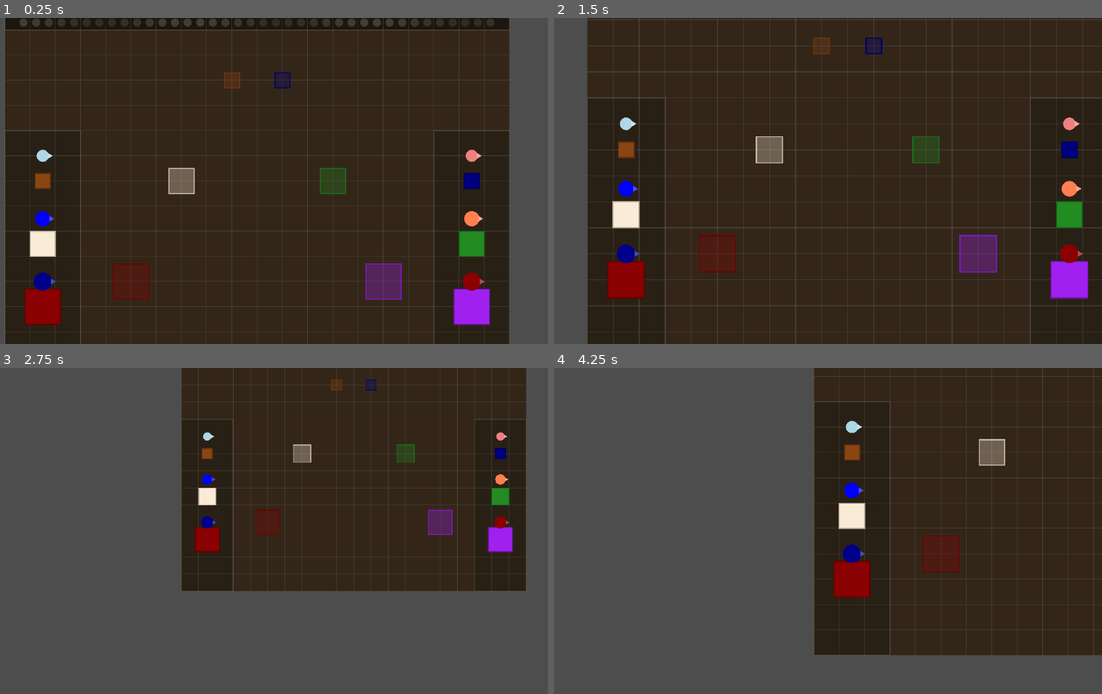
Above: before the commit, frames 1-4 (two rows, left to right).
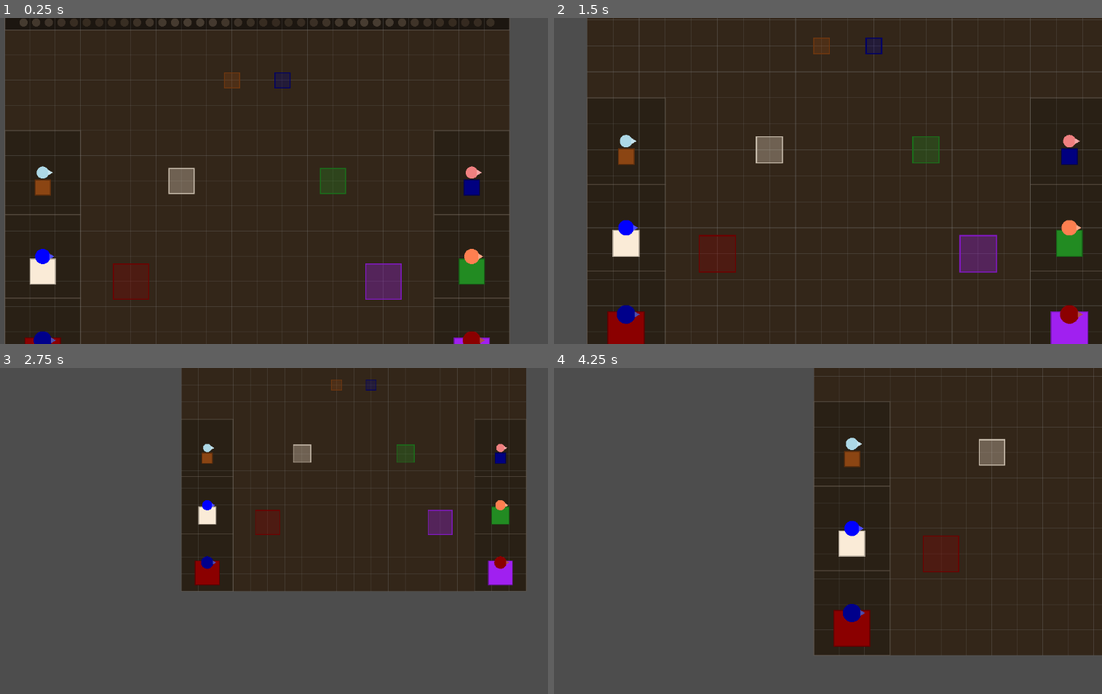
Above: after the commit, the same moments.

Repository: js-carpadakis/blackout
Game: Godot game, scene res://scenes/main/main.tscn
Two runs of this game, one before a commit and one after it. Both use one fixed random seed, a clock stepped at 60 frames per second and the inputs below.
Inputs (mouse positions are in pixels of both pictures, inside the frame that each line leads up to):
- Up to frame 1 (0.25 s): no input
- Up to frame 2 (1.5 s): tap Enter at 0.5 s; move the mouse to (937, 164) at 0.52 s; hold D (pan_right) 0.53-1.28 s; hold Tab (switch_view) 0.53-1.28 s; click (937, 164) at 0.67 s; move the mouse to (696, 197) at 1.27 s; hold S (pan_down) from 1.28 s (still down); tap Q (zoom_in) at 1.35 s
- Up to frame 3 (2.75 s): move the mouse to (317, 459) at 2.02 s; release S (pan_down) at 2.03 s; hold D (pan_right) from 2.03 s (still down); hold E (zoom_out) from 2.03 s (still down)
- Up to frame 4 (4.25 s): move the mouse to (784, 596) at 2.77 s; release D (pan_right) at 2.78 s; release E (zoom_out) at 2.78 s; hold W (pan_up) 2.78-3.53 s; tap Tab (switch_view) at 2.85 s; click (784, 596) at 2.92 s; move the mouse to (986, 579) at 3.52 s; hold A (pan_left) from 3.53 s (still down); hold Q (zoom_in) from 3.53 s (still down)

The runs differ from the first frame. In frame 1, 4.3% of the frame differs, in the area x 0-93%, y 40-100%; in frame 2, 5.7%, in the area x 6-100%, y 30-100%; in frame 3, 2.7%; in frame 4, 2.8%.

Commit message:
Rename wings to stage left/right and subdivide these into 3 wings

Diff:
--- a/scripts/core/game_session.gd
+++ b/scripts/core/game_session.gd
@@ -20,9 +20,22 @@
 # Cell size in pixels (must match grid_system and pathfinding)
 var _cell_size: float = 50.0
 
-# Wing zone bounds (matching stage_zones.gd)
-const LEFT_WING_RECT := Rect2(-500, -100, 150, 500)   # x=-500 to -350, y=-100 to 400
-const RIGHT_WING_RECT := Rect2(350, -100, 150, 500)   # x=350 to 500, y=-100 to 400
+# Wing section height (total wing height 500 / 3 sections)
+const WING_SECTION_HEIGHT := 166.667
+
+# Stage left wing sections (1st=closest to audience, 3rd=deepest backstage)
+const STAGE_LEFT_1ST := Rect2(-500, -100, 150, 166.667)
+const STAGE_LEFT_2ND := Rect2(-500, 66.667, 150, 166.667)
+const STAGE_LEFT_3RD := Rect2(-500, 233.333, 150, 166.667)
+
+# Stage right wing sections
+const STAGE_RIGHT_1ST := Rect2(350, -100, 150, 166.667)
+const STAGE_RIGHT_2ND := Rect2(350, 66.667, 150, 166.667)
+const STAGE_RIGHT_3RD := Rect2(350, 233.333, 150, 166.667)
+
+# Full wing bounds (union of all 3 sections per side)
+const STAGE_LEFT_RECT := Rect2(-500, -100, 150, 500)
+const STAGE_RIGHT_RECT := Rect2(350, -100, 150, 500)
 
 # Track stagehands that should pick up a prop when they arrive
 var _pending_pick_up: Dictionary = {}  # stagehand -> prop
@@ -42,31 +55,25 @@
 
 
 func _spawn_test_entities() -> void:
-	# Use wing center positions
-	var left_wing_x: float = LEFT_WING_RECT.position.x + LEFT_WING_RECT.size.x / 2.0
-	var right_wing_x: float = RIGHT_WING_RECT.position.x + RIGHT_WING_RECT.size.x / 2.0
-	# Y positions within wing bounds (wings go from y=-100 to y=600)
-	var y_positions: Array[float] = [-50.0, 75.0, 200.0]
-
-	# Left wing stagehands - one of each type
-	_spawn_stagehand(StagehandRookieScene, Vector2(left_wing_x, y_positions[0]), Color.LIGHT_BLUE)
-	_spawn_stagehand(StagehandRegularScene, Vector2(left_wing_x, y_positions[1]), Color.BLUE)
-	_spawn_stagehand(StagehandStrongScene, Vector2(left_wing_x, y_positions[2]), Color.DARK_BLUE)
-
-	# Right wing stagehands - one of each type
-	_spawn_stagehand(StagehandRookieScene, Vector2(right_wing_x, y_positions[0]), Color.LIGHT_CORAL)
-	_spawn_stagehand(StagehandRegularScene, Vector2(right_wing_x, y_positions[1]), Color.CORAL)
-	_spawn_stagehand(StagehandStrongScene, Vector2(right_wing_x, y_positions[2]), Color.DARK_RED)
-
-	# Left wing props - varying weights
-	_spawn_prop(Vector2(-425, 0), Vector2(-50, -200), Color.SADDLE_BROWN, "Chair", 1)
-	_spawn_prop(Vector2(-425, 125), Vector2(-150, 0), Color.ANTIQUE_WHITE, "Dresser", 2)
-	_spawn_prop(Vector2(-425, 250), Vector2(-250, 200), Color.DARK_RED, "Piano", 3)
-
-	# Right wing props - varying weights
-	_spawn_prop(Vector2(425, 0), Vector2(50, -200), Color.NAVY_BLUE, "Stool", 1)
-	_spawn_prop(Vector2(425, 125), Vector2(150, 0), Color.FOREST_GREEN, "Couch", 2)
-	_spawn_prop(Vector2(425, 250), Vector2(250, 200), Color.PURPLE, "Bookshelf", 3)
+	# Stage left stagehands - one per wing section
+	_spawn_stagehand(StagehandRookieScene, _section_center(STAGE_LEFT_1ST), Color.LIGHT_BLUE)
+	_spawn_stagehand(StagehandRegularScene, _section_center(STAGE_LEFT_2ND), Color.BLUE)
+	_spawn_stagehand(StagehandStrongScene, _section_center(STAGE_LEFT_3RD), Color.DARK_BLUE)
+
+	# Stage right stagehands - one per wing section
+	_spawn_stagehand(StagehandRookieScene, _section_center(STAGE_RIGHT_1ST), Color.LIGHT_CORAL)
+	_spawn_stagehand(StagehandRegularScene, _section_center(STAGE_RIGHT_2ND), Color.CORAL)
+	_spawn_stagehand(StagehandStrongScene, _section_center(STAGE_RIGHT_3RD), Color.DARK_RED)
+
+	# Stage left props - one per wing section
+	_spawn_prop(_section_center(STAGE_LEFT_1ST) + Vector2(0, 30), Vector2(-50, -200), Color.SADDLE_BROWN, "Chair", 1)
+	_spawn_prop(_section_center(STAGE_LEFT_2ND) + Vector2(0, 30), Vector2(-150, 0), Color.ANTIQUE_WHITE, "Dresser", 2)
+	_spawn_prop(_section_center(STAGE_LEFT_3RD) + Vector2(0, 30), Vector2(-250, 200), Color.DARK_RED, "Piano", 3)
+
+	# Stage right props - one per wing section
+	_spawn_prop(_section_center(STAGE_RIGHT_1ST) + Vector2(0, 30), Vector2(50, -200), Color.NAVY_BLUE, "Stool", 1)
+	_spawn_prop(_section_center(STAGE_RIGHT_2ND) + Vector2(0, 30), Vector2(150, 0), Color.FOREST_GREEN, "Couch", 2)
+	_spawn_prop(_section_center(STAGE_RIGHT_3RD) + Vector2(0, 30), Vector2(250, 200), Color.PURPLE, "Bookshelf", 3)
 
 
 func _spawn_stagehand(scene: PackedScene, pos: Vector2, color: Color) -> void:
@@ -191,14 +198,18 @@
 			_return_to_nearest_wing(stagehand)
 
 
+func _section_center(rect: Rect2) -> Vector2:
+	return rect.position + rect.size / 2.0
+
+
 func _get_nearest_wing_position(from_pos: Vector2) -> Vector2:
-	var left_wing_center_x: float = LEFT_WING_RECT.position.x + LEFT_WING_RECT.size.x / 2.0
-	var right_wing_center_x: float = RIGHT_WING_RECT.position.x + RIGHT_WING_RECT.size.x / 2.0
-	var left_dist: float = abs(from_pos.x - left_wing_center_x)
-	var right_dist: float = abs(from_pos.x - right_wing_center_x)
+	var left_center_x: float = STAGE_LEFT_RECT.position.x + STAGE_LEFT_RECT.size.x / 2.0
+	var right_center_x: float = STAGE_RIGHT_RECT.position.x + STAGE_RIGHT_RECT.size.x / 2.0
+	var left_dist: float = abs(from_pos.x - left_center_x)
+	var right_dist: float = abs(from_pos.x - right_center_x)
 
 	# Clamp Y to wing bounds
-	var wing_rect: Rect2 = LEFT_WING_RECT if left_dist < right_dist else RIGHT_WING_RECT
+	var wing_rect: Rect2 = STAGE_LEFT_RECT if left_dist < right_dist else STAGE_RIGHT_RECT
 	var target_x: float = wing_rect.position.x + wing_rect.size.x / 2.0
 	var target_y: float = clamp(from_pos.y, wing_rect.position.y, wing_rect.position.y + wing_rect.size.y)
 
--- a/scripts/stage/stage_zones.gd
+++ b/scripts/stage/stage_zones.gd
@@ -7,6 +7,7 @@
 @export var house_height: float = 100.0
 
 @export var wing_color: Color = Color(0.15, 0.12, 0.08, 0.8)
+@export var wing_divider_color: Color = Color(0.4, 0.35, 0.3, 0.3)
 @export var house_color: Color = Color(0.1, 0.08, 0.06, 0.9)
 @export var audience_head_color: Color = Color(0.3, 0.25, 0.2, 0.7)
 @export var zone_border_color: Color = Color(0.4, 0.35, 0.3, 0.5)
@@ -20,22 +21,27 @@
 	var half_width: float = stage_width / 2.0
 	var half_height: float = stage_height / 2.0
 
-	# Draw left wing (below the house)
-	var left_wing_rect := Rect2(
-		Vector2(-half_width, -half_height + (house_height * 3)),
-		Vector2(wing_width, stage_height - (house_height * 3))
-	)
-	draw_rect(left_wing_rect, wing_color)
-	draw_rect(left_wing_rect, zone_border_color, false, 2.0)
+	# Wing dimensions
+	var wing_top: float = -half_height + (house_height * 3)
+	var wing_height: float = stage_height - (house_height * 3)
+	var section_height: float = wing_height / 3.0
+
+	# Draw stage left wings (1st, 2nd, 3rd from audience)
+	var sl_x: float = -half_width
+	for i in range(3):
+		var section_y: float = wing_top + i * section_height
+		var section_rect := Rect2(Vector2(sl_x, section_y), Vector2(wing_width, section_height))
+		draw_rect(section_rect, wing_color)
+		draw_rect(section_rect, zone_border_color, false, 2.0)
 	_draw_zone_label("STAGE LEFT", Vector2(-half_width + wing_width / 2.0, 0), true)
 
-	# Draw right wing (below the house)
-	var right_wing_rect := Rect2(
-		Vector2(half_width - wing_width, -half_height + (house_height * 3)),
-		Vector2(wing_width, stage_height - (house_height * 3))
-	)
-	draw_rect(right_wing_rect, wing_color)
-	draw_rect(right_wing_rect, zone_border_color, false, 2.0)
+	# Draw stage right wings (1st, 2nd, 3rd from audience)
+	var sr_x: float = half_width - wing_width
+	for i in range(3):
+		var section_y: float = wing_top + i * section_height
+		var section_rect := Rect2(Vector2(sr_x, section_y), Vector2(wing_width, section_height))
+		draw_rect(section_rect, wing_color)
+		draw_rect(section_rect, zone_border_color, false, 2.0)
 	_draw_zone_label("STAGE RIGHT", Vector2(half_width - wing_width / 2.0, 0), true)
 
 	# Draw house (audience area at top)
